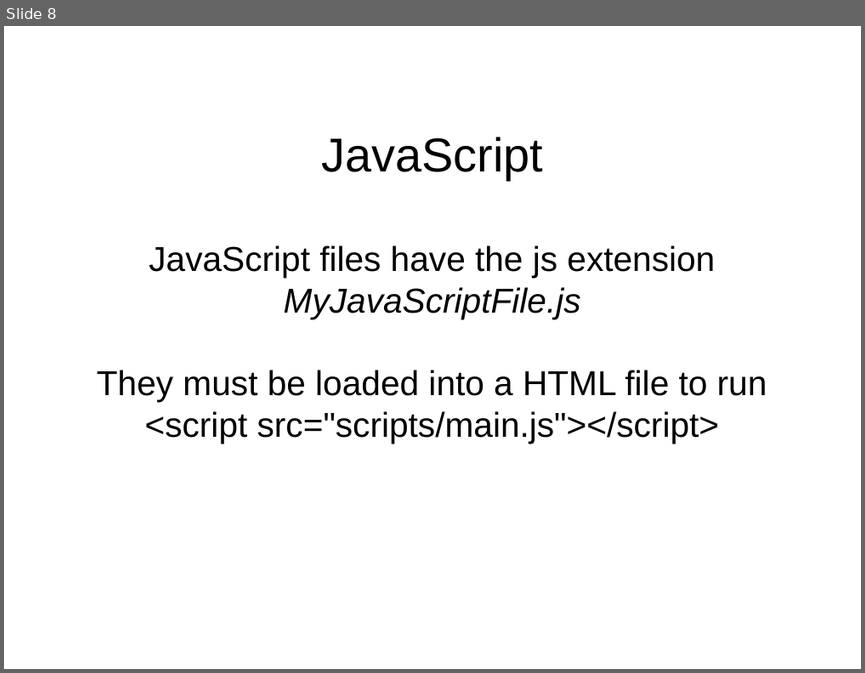
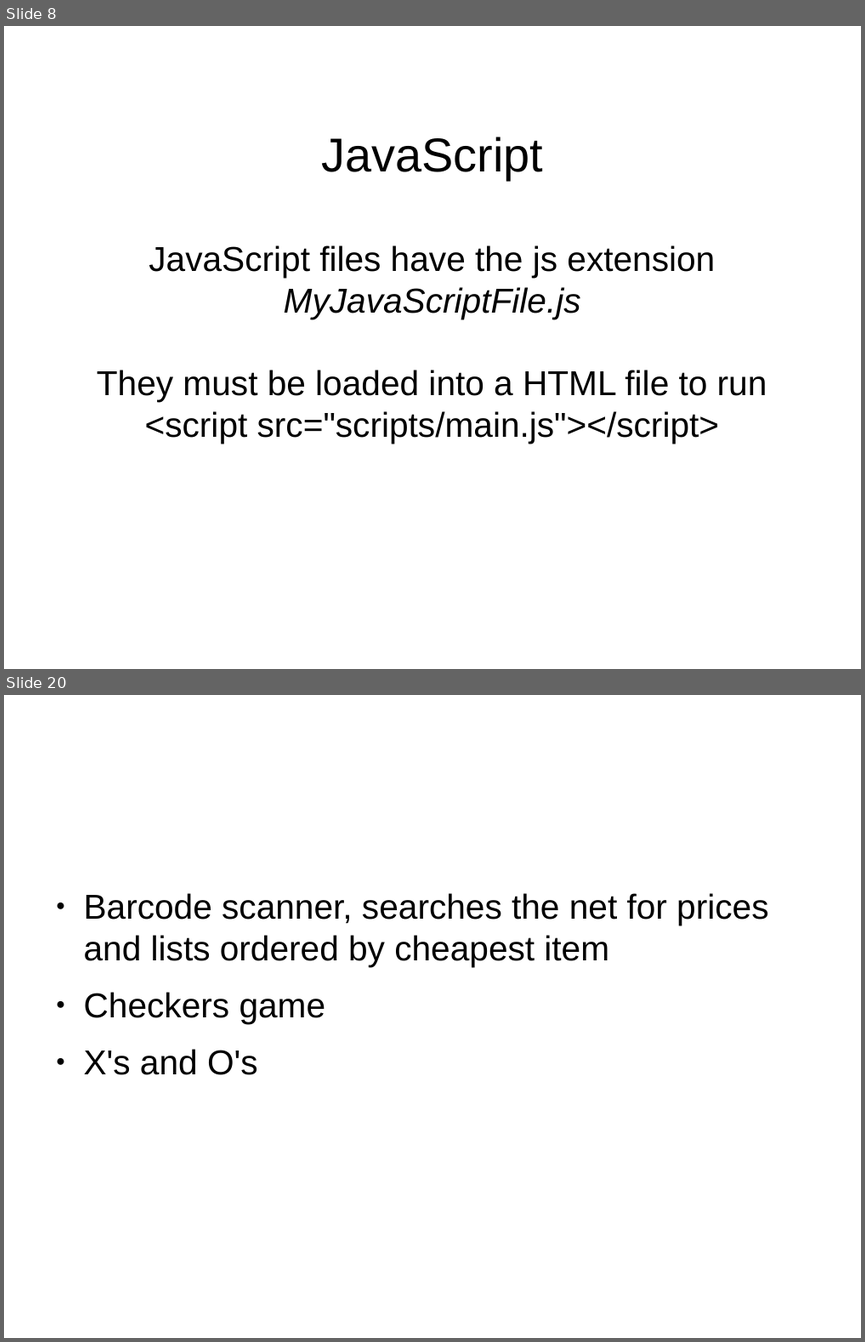
Before and after one commit to bark4mark/learning-programming, a slide deck: slides/Day 1.odp. Shown one above the other, each under a label of ours: slide 8 before the commit, slides 8 and 20 after it; the slides between them are not shown. The pictures are 865x673 and 865x1342 pixels, drawn with LibreOffice and Linux fonts; fonts in the diff are those of the drawing; background and template pictures are left out. Boxes give left, top, right and bottom in pixels: in the first picture for what was removed or moved away, otherwise in the second. Text is boxed around its words. In the diff, an @@ line names an element or a change of style, - is before the commit and + after.

```diff
--- a/slides/Day 1.odp
+++ b/slides/Day 1.odp
@@ slide 20 added at (4, 695, 861, 1338), background #FFFFFF @@
@@ text added at (84, 893, 768, 1075), 32 pt, text #000000 @@
+● Barcode scanner, searches the net for prices and lists ordered by cheapest item
+● Checkers game
+● X's and O's
```
Also in this commit, not shown: 4 slides changed, 9 other slides added, 1 other file.
